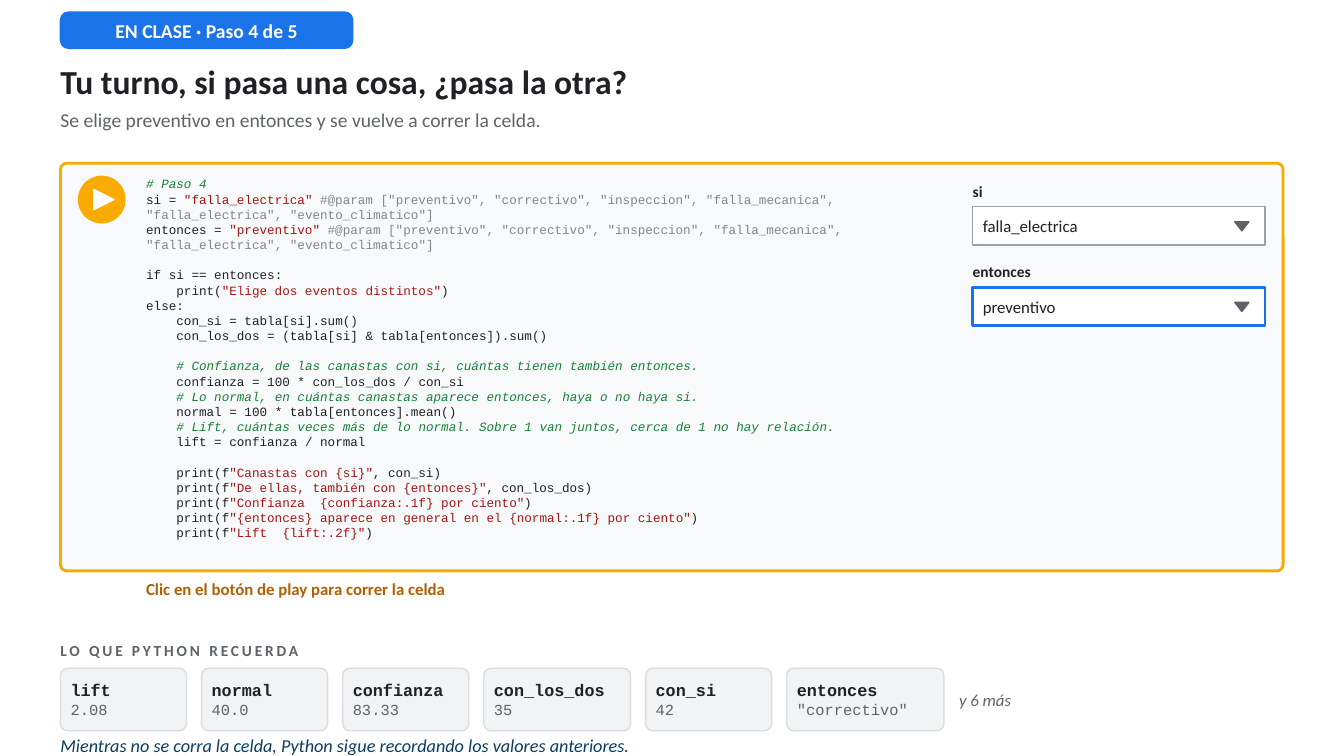
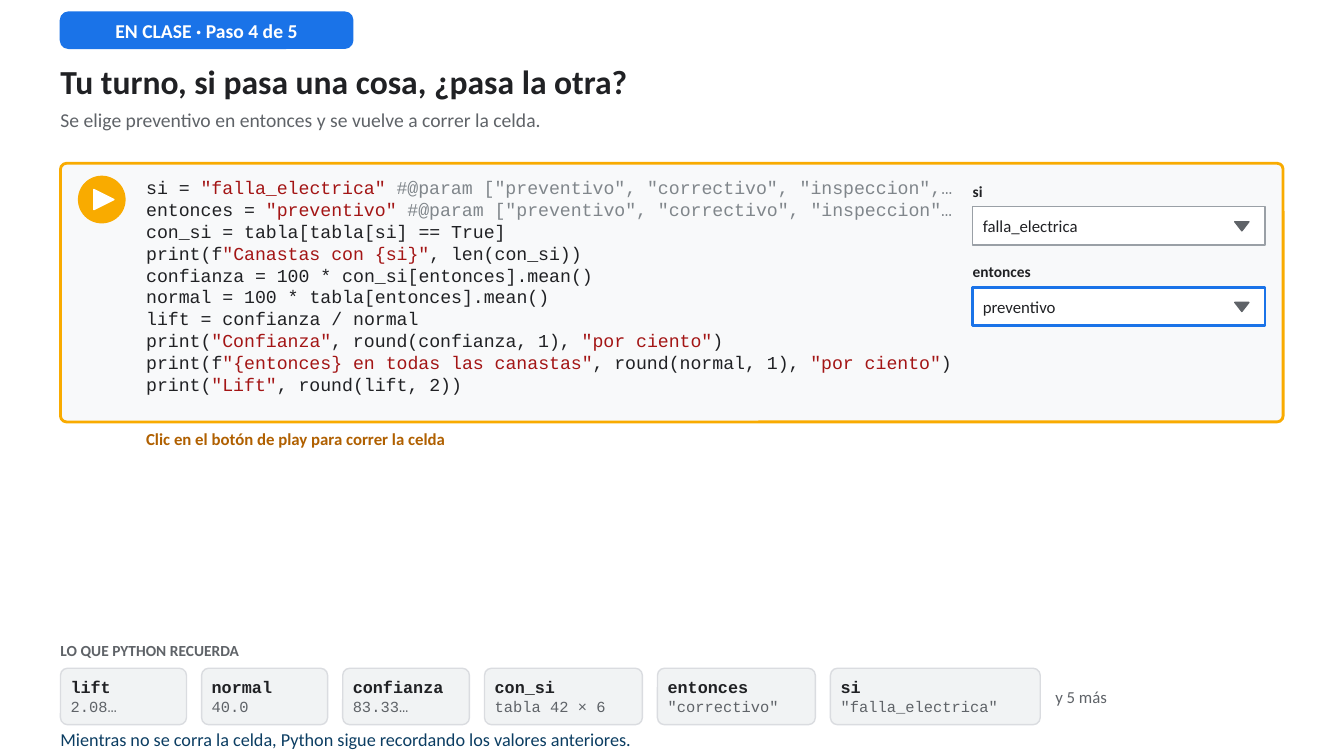
Before and after one commit to RodrigoMSB/curso-python-minergia, a slide deck: slide 25 of presentaciones/Simulador_Lab04_guiado.pptx (slide 23 before the commit). Drawn at 1344x756 pixels with LibreOffice and Linux fonts; fonts in the diff are those of the drawing. Boxes give left, top, right and bottom in pixels: in the first picture for what was removed or moved away, otherwise in the second. Text is boxed around its words. In the diff, an @@ line names an element or a change of style, - is before the commit and + after.

```diff
--- a/presentaciones/Simulador_Lab04_guiado.pptx
+++ b/presentaciones/Simulador_Lab04_guiado.pptx
@@ proportions changed in 7 elements at [60,668,187,725], [202,668,328,725], [343,668,470,725], [485,668,643,725], [657,668,816,725], [831,668,1041,725], [60,163,1284,422] @@
@@ rounded rectangle: place and size @@
-rounded rectangle at [60,163,1284,571]
+rounded rectangle at [60,163,1284,422]
@@ text at [146,181,953,286]: text changed; size 9 to 13 pt; text colour #80868B to #202124 @@
-# Paso 4
-si = "falla_electrica" #@param ["preventivo", "correctivo", "inspeccion", "falla_mecanica", "falla_electrica", "evento_climatico"]
-entonces = "preventivo" #@param ["preventivo", "correctivo", "inspeccion", "falla_mecanica", "falla_electrica", "evento_climatico"]
-if si == entonces:
-print("Elige dos eventos distintos")
-else:
-con_si = tabla[si].sum()
-con_los_dos = (tabla[si] & tabla[entonces]).sum()
-# Confianza, de las canastas con si, cuántas tienen también entonces.
-confianza = 100 * con_los_dos / con_si
-# Lo normal, en cuántas canastas aparece entonces, haya o no haya si.
+si = "falla_electrica" #@param ["preventivo", "correctivo", "inspeccion",…
+entonces = "preventivo" #@param ["preventivo", "correctivo", "inspeccion"…
+con_si = tabla[tabla[si] == True]
+print(f"Canastas con {si}", len(con_si))
+confianza = 100 * con_si[entonces].mean()
@@ text at [146,291,550,325]: size 9 to 13 pt in "normal = 100 * tabla[entonces].mean()", "lift = confianza / normal" @@
@@ text at [146,335,952,395]: text changed; size 9 to 13 pt; text colour #A31515 to #202124 @@
-print(f"Canastas con {si}", con_si)
-print(f"De ellas, también con {entonces}", con_los_dos)
-print(f"Confianza {confianza:.1f} por ciento")
-print(f"{entonces} aparece en general en el {normal:.1f} por ciento")
-print(f"Lift {lift:.2f}")
+print("Confianza", round(confianza, 1), "por ciento")
+print(f"{entonces} en todas las canastas", round(normal, 1), "por ciento")
+print("Lift", round(lift, 2))
@@ text "Clic en el botón de ...": place and size @@
-text "Clic en el botón de ..." at [146,583,445,598]
+text "Clic en el botón de ..." at [146,433,445,448]
@@ text at [192,422,835,434]: paragraph removed @@
-# Lift, cuántas veces más de lo normal. Sobre 1 van juntos, cerca de 1 no hay relación.
@@ text "LO QUE PYTHON RECUERDA" at [60,646,239,658]: letter spacing 2 to 0 pt @@
@@ rounded rectangle: place and size @@
-rounded rectangle at [60,668,187,731]
+rounded rectangle at [60,668,187,725]
@@ rounded rectangle: place and size @@
-rounded rectangle at [202,668,328,731]
+rounded rectangle at [202,668,328,725]
@@ rounded rectangle: place and size @@
-rounded rectangle at [343,668,469,731]
+rounded rectangle at [343,668,470,725]
@@ rounded rectangle: place and size @@
-rounded rectangle at [484,668,631,731]
+rounded rectangle at [485,668,643,725]
@@ text removed at [494,684,605,715] @@
-con_los_dos
-35
@@ text "con_si": place and size @@
-text "con_si" at [656,684,716,715]
+text "con_si" at [495,681,605,712]
@@ rounded rectangle: place and size @@
-rounded rectangle at [646,668,772,731]
+rounded rectangle at [657,668,816,725]
@@ text "entonces": place and size @@
-text "entonces" at [797,685,908,715]
+text "entonces" at [668,682,779,712]
@@ rounded rectangle: place and size @@
-rounded rectangle at [786,668,944,731]
+rounded rectangle at [831,668,1041,725]
@@ text added at [841,681,998,714], 11 pt, text #5F6368 @@
+si
+"falla_electrica"
@@ text at [71,702,117,712]: text changed @@
-2.08
+2.08…
@@ text at [353,702,409,712]: text changed @@
-83.33
+83.33…
@@ text at [495,701,605,712]: text changed @@
-42
+tabla 42 × 6
@@ text at [1055,691,1107,706]: text changed; italic off @@
-y 6 más
+y 5 más
@@ text "Mientras no se corra la ..." at [60,733,631,749]: italic off @@
```
Also in this commit, not shown: 47 other slides changed, 24 slides added, 9 slides removed, 27 other files.
